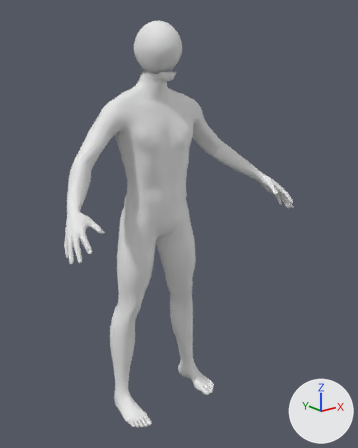
A saved change to the glTF model public/body3d/male.glb.
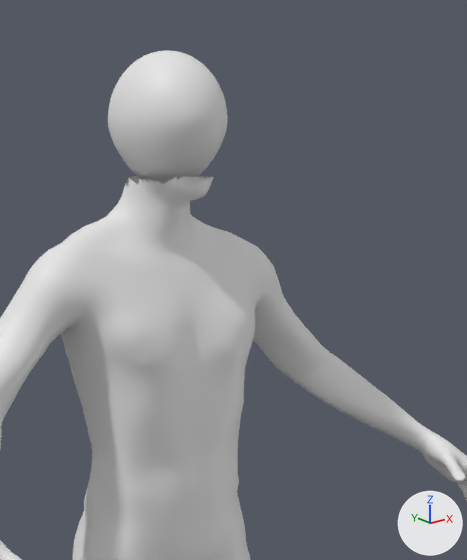
Old and new are each drawn whole from a 50 mm camera at (-1.249, -1.755, 1.549) aimed at (0.036, -0.15, 0.907) and again close up on the part from 25% to 78% of the width and 0% to 50% of the height. The axes (+X, +Y, +Z) are drawn at lower right. The lights are the same throughout. The last two pictures show the newer version.

The scene before the commit, as lines of its bpy script (objects in view):
```python
me_base_001 = bpy.data.meshes.new('base.001')
me_base_001.from_pydata(...)  # 9577 vertices, 19044 faces; spans x -0.57..0.57, y -0.38..0.1, z 0.0..1.54
me_venty_male_head = bpy.data.meshes.new('venty_male_head')
me_venty_male_head.from_pydata(...)  # 2498 vertices, 4992 faces; spans x -0.086..0.086, y -0.172..0.055, z 1.517..1.729
ob_venty_male = bpy.data.objects.new('venty_male', me_base_001)
ob_venty_male.location = (0.0, 0.0, 0.0)
ob_venty_male_head = bpy.data.objects.new('venty_male_head', me_venty_male_head)
ob_venty_male_head.location = (0.0, 0.0, 0.0)
```
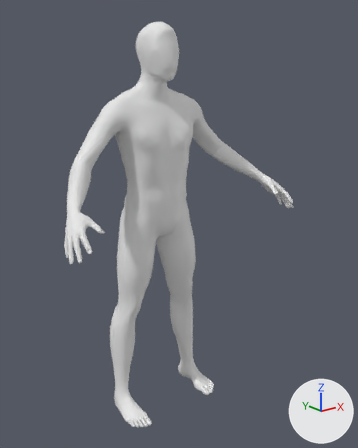
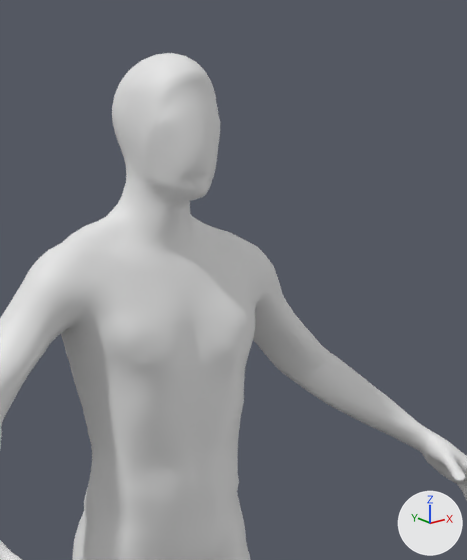
Patch to the scene script:
```diff
--- a/public/body3d/male.glb.py
+++ b/public/body3d/male.glb.py
@@ me_base_001 @@
 # used by ob_venty_male; location = (0.0, 0.0, 0.0)
-me_base_001.from_pydata(...)  # 9577 vertices, 19044 faces; spans x -0.57..0.57, y -0.38..0.1, z 0.0..1.54
+me_base_001.from_pydata(...)  # 10850 vertices, 21696 faces; spans x -0.57..0.57, y -0.38..0.1, z 0.0..1.73
+# me_base_001 part 1: 24 vertices moved from x -0.05..0.05, y -0.15..-0.08, z 1.53..1.54 to x -0.05..0.05, y -0.15..-0.08, z 1.53..1.55; 69 vertices removed from x -0.05..0.05, y -0.16..-0.05, z 1.51..1.54; 1342 vertices added at x -0.07..0.07, y -0.16..0.05, z 1.53..1.73
+# other edits to the shape of me_base_001 do not show in these pictures
@@ ob_venty_male_head @@
-ob_venty_male_head = bpy.data.objects.new('venty_male_head', me_venty_male_head)
-ob_venty_male_head.location = (0.0, 0.0, 0.0)
```

Changed parts and their boxes (x1, y1, x2, y2) in the close-ups (467 x 560 px):
'venty_male', reshaped: before (0, 176, 467, 560); after (0, 53, 467, 560)
'venty_male_head', deleted: before (108, 50, 228, 184)
part 1 of me_base_001, cut back: before (143, 176, 213, 189); after (112, 53, 220, 189)
